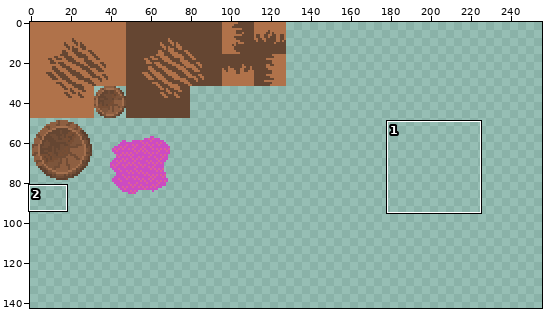
Pixel-art file: Dingo's Sprite Stuff/Tiles.aseprite. The picture above shows the old version from afar; the outline marks the close-up.
Close-up. Before the edit:
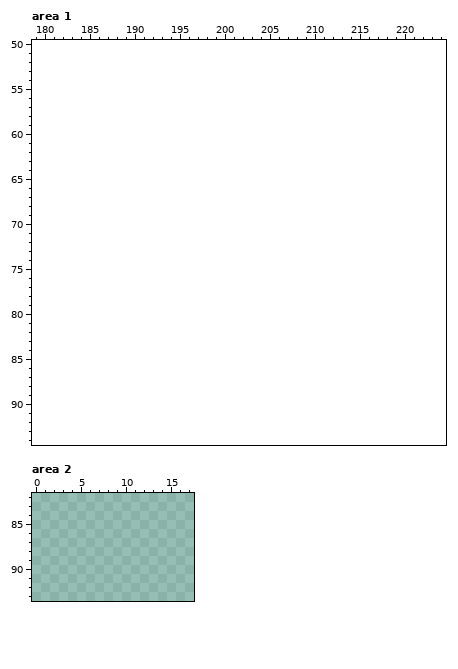
128x128 pixels, 1 frame. Colours within 5 levels of each other are drawn and written as one. Shown: area 1: x 179..224, y 50..94; area 2: x 0..17, y 82..93. The old version is drawn lined up with the new one, on the new canvas. The wide view leaves out empty margins. The commit also changed other parts of the picture, which this record leaves out.
After the commit:
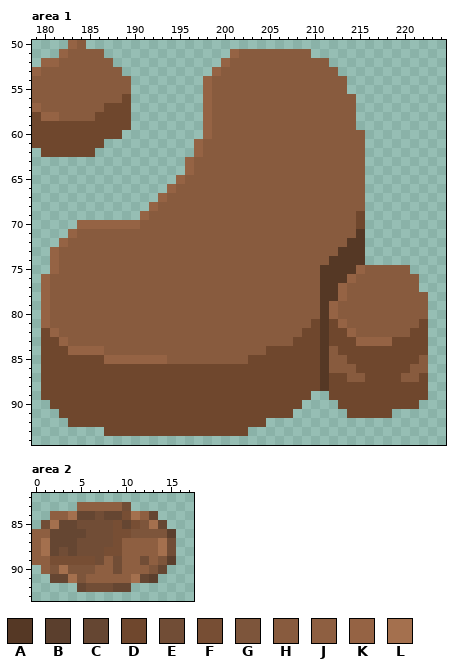
Palette (. is transparent): A #553825  B #5b3f2d  C #654632  D #6f472d  E #714d36  F #774e34  G #7d553b  H #885b3e  J #8e5f41  K #956344  L #a4704e
From old to new:
canvas 128x128 -> 256x256
--- area 1
@@ x 179..224 @@
-50 ..............................................
-51 ..............................................
-52 ..............................................
-53 ..............................................
-54 ..............................................
-55 ..............................................
-56 ..............................................
-57 ..............................................
-58 ..............................................
-59 ..............................................
-60 ..............................................
-61 ..............................................
-62 ..............................................
-63 ..............................................
-64 ..............................................
-65 ..............................................
-66 ..............................................
-67 ..............................................
-68 ..............................................
-69 ..............................................
-70 ..............................................
-71 ..............................................
-72 ..............................................
-73 ..............................................
-74 ..............................................
-75 ..............................................
-76 ..............................................
-77 ..............................................
-78 ..............................................
-79 ..............................................
-80 ..............................................
-81 ..............................................
-82 ..............................................
-83 ..............................................
-84 ..............................................
-85 ..............................................
-86 ..............................................
-87 ..............................................
-88 ..............................................
-89 ..............................................
-90 ..............................................
-91 ..............................................
-92 ..............................................
-93 ..............................................
+50 ....KH........................................
+51 ...KHHHH..............KHHHHHHHH...............
+52 .KKHHHHHH............KHHHHHHHHHHH.............
+53 KHHHHHHHHH..........KHHHHHHHHHHHHH............
+54 HHHHHHHHHHH........KHHHHHHHHHHHHHHH...........
+55 HHHHHHHHHHH........KHHHHHHHHHHHHHHH...........
+56 HHHHHHHHHHD........KHHHHHHHHHHHHHHHH..........
+57 KHHHHHHHDDD........KHHHHHHHHHHHHHHHH..........
+58 DKKHHHHDDDD........KHHHHHHHHHHHHHHHH..........
+59 DDDDDDDDDDD........KHHHHHHHHHHHHHHHH..........
+60 DDDDDDDDDD.........KHHHHHHHHHHHHHHHHH.........
+61 DDDDDDDD..........KHHHHHHHHHHHHHHHHHH.........
+62 .DDDDDD...........KHHHHHHHHHHHHHHHHHH.........
+63 .................KHHHHHHHHHHHHHHHHHHH.........
+64 .................KHHHHHHHHHHHHHHHHHHH.........
+65 ................KHHHHHHHHHHHHHHHHHHHH.........
+66 ...............KHHHHHHHHHHHHHHHHHHHHH.........
+67 ..............KHHHHHHHHHHHHHHHHHHHHHH.........
+68 .............KHHHHHHHHHHHHHHHHHHHHHHH.........
+69 ............KHHHHHHHHHHHHHHHHHHHHHHHD.........
+70 .....KKKKKKKHHHHHHHHHHHHHHHHHHHHHHHHD.........
+71 ....KHHHHHHHHHHHHHHHHHHHHHHHHHHHHHHHA.........
+72 ...KHHHHHHHHHHHHHHHHHHHHHHHHHHHHHHHAA.........
+73 ..KHHHHHHHHHHHHHHHHHHHHHHHHHHHHHHHAAA.........
+74 ..KHHHHHHHHHHHHHHHHHHHHHHHHHHHHHHAAAA.........
+75 ..KHHHHHHHHHHHHHHHHHHHHHHHHHHHHHAAAAKHHHHH....
+76 .KHHHHHHHHHHHHHHHHHHHHHHHHHHHHHHAAAKHHHHHHH...
+77 .KHHHHHHHHHHHHHHHHHHHHHHHHHHHHHHAAKHHHHHHHH...
+78 .KHHHHHHHHHHHHHHHHHHHHHHHHHHHHHHAAKHHHHHHHHH..
+79 .KHHHHHHHHHHHHHHHHHHHHHHHHHHHHHHAKHHHHHHHHHH..
+80 .KHHHHHHHHHHHHHHHHHHHHHHHHHHHHHHAKHHHHHHHHHH..
+81 .KHHHHHHHHHHHHHHHHHHHHHHHHHHHHHDADKHHHHHHHHD..
+82 .DKHHHHHHHHHHHHHHHHHHHHHHHHHHHDDADDKHHHHHHDD..
+83 .DDKHHHHHHHHHHHHHHHHHHHHHHHHHDDDADDDKKKKDDDD..
+84 .DDDKKKKHHHHHHHHHHHHHHHHHHDDDDDDAHDDDDDDDDDD..
+85 .DDDDDDDKKKKKKKHHHHHHHHHDDDDDDDDAHHDDDDDDDDH..
+86 .DDDDDDDDDDDDDDDDDDDDDDDDDDDDDDDAHHHDDDDDDHH..
+87 .DDDDDDDDDDDDDDDDDDDDDDDDDDDDDDDADDHHDDDDHHD..
+88 .DDDDDDDDDDDDDDDDDDDDDDDDDDDDDDDADDDDDDDDDDD..
+89 .DDDDDDDDDDDDDDDDDDDDDDDDDDDDDD..DDDDDDDDDDD..
+90 ..DDDDDDDDDDDDDDDDDDDDDDDDDDDD....DDDDDDDDD...
+91 ...DDDDDDDDDDDDDDDDDDDDDDDDDD......DDDDD......
+92 ....DDDDDDDDDDDDDDDDDDDDDD....................
+93 ........DDDDDDDDDDDDDDDD......................
 94 ..............................................
--- area 2
@@ x 0..17 @@
 82 ..................
-83 ..................
-84 ..................
-85 ..................
-86 ..................
-87 ..................
-88 ..................
-89 ..................
-90 ..................
-91 ..................
-92 ..................
+83 .....JJJJJE.......
+84 ..JJLCCECCFLJC....
+85 .ELCCEEEEFCFGLC...
+86 JJCCCCEEEFFGGGGB..
+87 JLCCCEEEEFJJJJLE..
+88 JLCECEEEFFJJJJLE..
+89 JJFFFFFEJEJJEJGB..
+90 .JGLGGGJJEJJJGC...
+91 ..CCLGJJJJJLCB....
+92 .....CEEECC.......
 93 ..................
Pixel boxes of the changes (left, top, right, bottom) in both close-ups:
added: (32, 40, 428, 436)
added: (32, 502, 176, 592)
